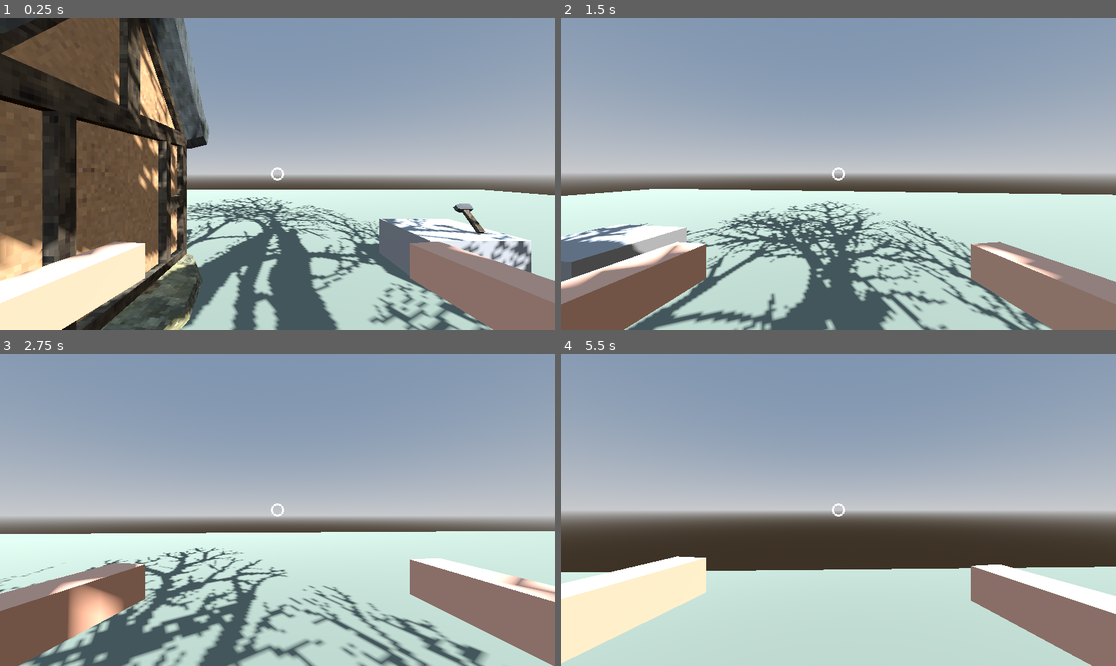
Above: before the commit, frames 1-4 (two rows, left to right).
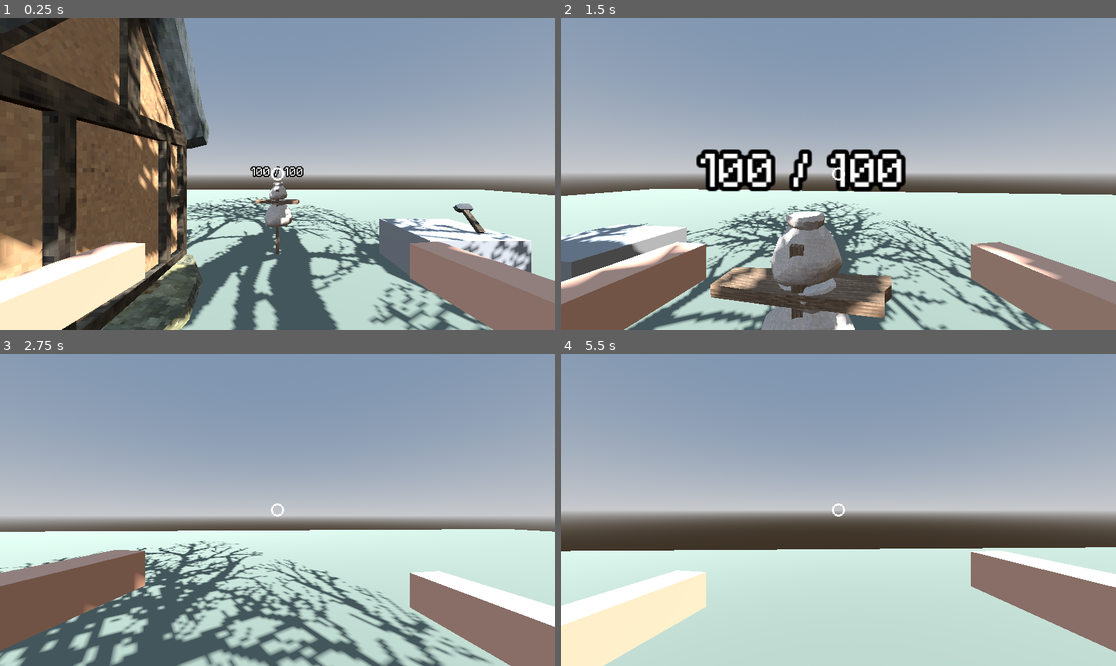
Above: after the commit, the same moments.

Repository: ollulf/CuttingBoard
Game: Godot game, scene res://scenes/levels/test_level.tscn
Same seed, same stepped clock (60 frames per second), same inputs: the game is played once before the commit and once after it.
Inputs (mouse positions are in pixels of both pictures, inside the frame that each line leads up to):
- Up to frame 1 (0.25 s): no input
- Up to frame 2 (1.5 s): tap Enter at 0.5 s; move the mouse to (866, 174) at 0.52 s; press the mouse at (866, 174) at 0.53 s; hold W (move_forward) from 0.53 s (still down); tap Space (jump) at 0.77 s; move the mouse to (810, 174) at 1.27 s; release the mouse at (810, 174) at 1.28 s; right-click (810, 174) at 1.35 s
- Up to frame 3 (2.75 s): keep holding W (move_forward); tap Space (jump) at 1.52 s; move the mouse to (288, 503) at 2.02 s; hold E (interact) from 2.03 s (still down)
- Up to frame 4 (5.5 s): keep holding W (move_forward); move the mouse to (832, 516) at 2.77 s; release E (interact) at 2.78 s; tap Shift (sprint) at 2.85 s; click (832, 516) at 2.92 s; tap Space (jump) at 3.02, 3.77, 4.52 s; move the mouse to (877, 513) at 3.52 s; press the mouse at (877, 513) at 3.53 s; move the mouse to (794, 506) at 4.27 s; release the mouse at (794, 506) at 4.28 s; right-click (794, 506) at 4.35 s; move the mouse to (844, 510) at 5.02 s; hold E (interact) from 5.03 s (still down); click (844, 510) at 5.17 s

The runs differ from the first frame. In frame 1, 0.9% of the frame differs, in the area x 42-55%, y 47-76%; in frame 2, 9.8%; in frame 3, 22%, in the area x 0-100%, y 56-100%; in frame 4, 14%.

Commit message:
Add Health component and training dummy damaged by thrown items
Co-Authored-By: Claude Opus 5 <noreply@anthropic.com>
Claude-Session: https://claude.ai/code/session_01BSWAQLLpGUU2MiB2YJozAK

Diff:
--- /dev/null
+++ b/cutting-board/scenes/characters/training_dummy.gd
@@ -0,0 +1,64 @@
+extends StaticBody3D
+
+## The smallest possible enemy: a body, a Health component, and a reaction to being hit.
+## It does not move, chase or fight back. Later enemies keep this exact Health component
+## and add behaviour components beside it rather than replacing anything here.
+
+## How long the hit tint stays on, in seconds.
+@export var flash_time := 0.2
+## How long the dummy lies "dead" before standing back up. A training dummy is the one
+## enemy whose death behaviour is to reset, which is why death is not baked into Health.
+@export var reset_delay := 3.0
+@export var hit_color := Color(1.0, 0.25, 0.2, 0.55)
+@export var dead_color := Color(0.1, 0.1, 0.1, 0.6)
+
+@onready var _health: Health = %Health
+@onready var _readout: Label3D = %Readout
+@onready var _visual: Node3D = %Visual
+
+var _tint: StandardMaterial3D
+var _flash_until := 0.0
+
+
+func _ready() -> void:
+	_tint = StandardMaterial3D.new()
+	_tint.shading_mode = BaseMaterial3D.SHADING_MODE_UNSHADED
+	_tint.transparency = BaseMaterial3D.TRANSPARENCY_ALPHA
+	_health.changed.connect(_on_changed)
+	_health.damaged.connect(_on_damaged)
+	_health.died.connect(_on_died)
+	_on_changed(_health.get_current(), _health.max_health)
+
+
+func _process(_delta: float) -> void:
+	if _flash_until > 0.0 and Time.get_ticks_msec() / 1000.0 >= _flash_until:
+		_flash_until = 0.0
+		_set_overlay(null)
+
+
+func _on_changed(current: int, maximum: int) -> void:
+	_readout.text = "%d / %d" % [current, maximum]
+	_readout.modulate = Color(1, 1, 1) if current > 0 else Color(0.8, 0.3, 0.3)
+
+
+func _on_damaged(_info: DamageInfo) -> void:
+	_flash(hit_color, flash_time)
+
+
+func _on_died(_info: DamageInfo) -> void:
+	_flash(dead_color, reset_delay)
+	await get_tree().create_timer(reset_delay).timeout
+	_health.reset()
+
+
+func _flash(color: Color, duration: float) -> void:
+	_tint.albedo_color = color
+	_set_overlay(_tint)
+	_flash_until = Time.get_ticks_msec() / 1000.0 + duration
+
+
+func _set_overlay(material: Material) -> void:
+	for mesh in _visual.find_children("*", "MeshInstance3D", true, false):
+		(mesh as MeshInstance3D).material_overlay = material
+	if _visual is MeshInstance3D:
+		(_visual as MeshInstance3D).material_overlay = material
--- /dev/null
+++ b/cutting-board/scenes/characters/training_dummy.tscn
@@ -0,0 +1,47 @@
+[gd_scene load_steps=7 format=3]
+
+[ext_resource type="Script" path="res://scenes/characters/training_dummy.gd" id="1_dummy"]
+[ext_resource type="Script" path="res://scripts/components/health.gd" id="2_health"]
+[ext_resource type="PackedScene" uid="uid://ryddrs3qhijp" path="res://scenes/environment/decoration/sack.tscn" id="3_sack"]
+[ext_resource type="PackedScene" path="res://scenes/environment/decoration/plank_1.tscn" id="4_post"]
+[ext_resource type="PackedScene" path="res://scenes/environment/decoration/plank_2.tscn" id="5_arms"]
+
+[sub_resource type="CapsuleShape3D" id="CapsuleShape3D_dummy"]
+radius = 0.45
+height = 1.9
+
+[node name="TrainingDummy" type="StaticBody3D"]
+script = ExtResource("1_dummy")
+
+[node name="CollisionShape3D" type="CollisionShape3D" parent="."]
+transform = Transform3D(1, 0, 0, 0, 1, 0, 0, 0, 1, 0, 0.95, 0)
+shape = SubResource("CapsuleShape3D_dummy")
+
+[node name="Visual" type="Node3D" parent="."]
+unique_name_in_owner = true
+
+[node name="Post" parent="Visual" instance=ExtResource("4_post")]
+transform = Transform3D(0.7, 0, 0, 0, 0.7, 0, 0, 0, 0.7, 0, 0, 0)
+
+[node name="Arms" parent="Visual" instance=ExtResource("5_arms")]
+transform = Transform3D(0, 0.8, 0, -0.8, 0, 0, 0, 0, 0.8, -0.66, 1.5, 0)
+
+[node name="Torso" parent="Visual" instance=ExtResource("3_sack")]
+transform = Transform3D(1.7, 0, 0, 0, 1.7, 0, 0, 0, 1.7, 0, 0.85, 0)
+
+[node name="Head" parent="Visual" instance=ExtResource("3_sack")]
+transform = Transform3D(1.1, 0, 0, 0, 1.1, 0, 0, 0, 1.1, 0, 1.6, 0)
+
+[node name="Readout" type="Label3D" parent="."]
+unique_name_in_owner = true
+transform = Transform3D(1, 0, 0, 0, 1, 0, 0, 0, 1, 0, 2.4, 0)
+pixel_size = 0.008
+billboard = 1
+text = "100 / 100"
+font_size = 48
+outline_size = 16
+
+[node name="Health" type="Node" parent="."]
+unique_name_in_owner = true
+script = ExtResource("2_health")
+max_health = 100
--- a/cutting-board/scenes/items/barrel.tscn
+++ b/cutting-board/scenes/items/barrel.tscn
@@ -22,6 +22,7 @@
 [node name="Carryable" type="Node" parent="."]
 script = ExtResource("2_carryable")
 item_data = ExtResource("5_item")
+impact_damage = 30
 
 [node name="Destructible" type="Node" parent="."]
 script = ExtResource("3_destructible")
--- a/cutting-board/scenes/items/hammer.tscn
+++ b/cutting-board/scenes/items/hammer.tscn
@@ -22,6 +22,7 @@
 [node name="Carryable" type="Node" parent="."]
 script = ExtResource("2_carryable")
 item_data = ExtResource("6_item")
+impact_damage = 22
 
 [node name="Usable" type="Node" parent="."]
 script = ExtResource("3_usable")
--- a/cutting-board/scenes/levels/test_level.tscn
+++ b/cutting-board/scenes/levels/test_level.tscn
@@ -6,6 +6,7 @@
 [ext_resource type="PackedScene" uid="uid://cs66pedltoe0j" path="res://scenes/environment/foliage/trees/tree_1_large.tscn" id="4_v45ci"]
 [ext_resource type="PackedScene" path="res://scenes/items/barrel.tscn" id="5_6xh4u"]
 [ext_resource type="PackedScene" path="res://scenes/items/hammer.tscn" id="6_cyt5c"]
+[ext_resource type="PackedScene" path="res://scenes/characters/training_dummy.tscn" id="7_dummy"]
 
 [sub_resource type="ProceduralSkyMaterial" id="ProceduralSkyMaterial_1"]
 
@@ -91,3 +92,6 @@
 
 [node name="Hammer" parent="." unique_id=1795017851 instance=ExtResource("6_cyt5c")]
 transform = Transform3D(1, 0, 0, 0, 0.8503981, 0.52613974, 0, -0.52613974, 0.8503981, 4.374507, 1.3617117, -4.5551653)
+
+[node name="TrainingDummy" parent="." instance=ExtResource("7_dummy")]
+transform = Transform3D(1, 0, 0, 0, 1, 0, 0, 0, 1, 0, 0, -6)
--- a/cutting-board/scripts/components/carryable.gd
+++ b/cutting-board/scripts/components/carryable.gd
@@ -1,12 +1,18 @@
 class_name Carryable
 extends Node
 
-## Lets an object be taken out of the world and held in a HandSlot, and describes what
-## the object becomes once it reaches an inventory (item_data).
+## Lets an object be taken out of the world and held in a HandSlot, describes what the
+## object becomes once it reaches an inventory (item_data), and how hard it hits when
+## it is thrown (impact_damage).
 
 @export var item_data: ItemData
+## Damage dealt to whatever this lands on after a full-power throw. Authored per object
+## rather than derived from mass, so a light hammer can still hit harder than a barrel.
+@export_range(0, 999) var impact_damage := 0
 
 signal picked_up(by: Node)
+## Emitted when the object is handed back to world physics, thrown or merely dropped.
+signal released
 
 var _world_layer := 0
 var _world_mask := 0
@@ -40,6 +46,7 @@
 	var rigid := root as RigidBody3D
 	if rigid:
 		rigid.freeze = false
+	released.emit()
 
 
 ## Removes the object from the world once its ItemData has been banked somewhere.
--- /dev/null
+++ b/cutting-board/scripts/components/health.gd
@@ -0,0 +1,67 @@
+class_name Health
+extends Node
+
+## Hit points for anything that can be hurt. It deliberately does not decide what death
+## means: it empties, emits died, and stops there. A sibling component or the owner's
+## own script picks the consequence — ragdoll, loot, despawn, or, for a training dummy,
+## standing back up. That is what keeps this one component usable by every enemy.
+
+signal damaged(info: DamageInfo)
+signal died(info: DamageInfo)
+signal changed(current: int, maximum: int)
+
+@export var max_health := 100
+@export var invulnerable := false
+
+var _current: int
+
+
+func _ready() -> void:
+	_current = max_health
+
+
+func get_current() -> int:
+	return _current
+
+
+func is_alive() -> bool:
+	return _current > 0
+
+
+func apply_damage(info: DamageInfo) -> void:
+	if info == null or info.amount <= 0 or invulnerable or not is_alive():
+		return
+	_current = maxi(_current - info.amount, 0)
+	changed.emit(_current, max_health)
+	damaged.emit(info)
+	if _current == 0:
+		died.emit(info)
+
+
+func heal(amount: int) -> void:
+	if amount <= 0 or not is_alive():
+		return
+	_current = mini(_current + amount, max_health)
+	changed.emit(_current, max_health)
+
+
+## Puts the owner back to full, which is how a death behaviour revives it.
+func reset() -> void:
+	_current = max_health
+	changed.emit(_current, max_health)
+
+
+## Resolves the Health that should receive damage aimed at `node`. Everything that deals
+## damage goes through here, so hit locations can be introduced later — a Hurtbox area
+## on the head pointing back at the body's Health — without teaching every attacker
+## about the new layout.
+static func find_in(node: Node) -> Health:
+	if node == null or not is_instance_valid(node):
+		return null
+	var direct := node.get_node_or_null("Health") as Health
+	if direct:
+		return direct
+	for child in node.get_children():
+		if child is Health:
+			return child
+	return null
--- a/cutting-board/scripts/components/impact_damage.gd
+++ b/cutting-board/scripts/components/impact_damage.gd
@@ -1,25 +1,36 @@
 class_name ImpactDamage
 extends Node
 
-## Turns physical impacts into durability loss. Impacts below the speed threshold —
-## setting an item down, nudging it along the floor — cost nothing.
+## Turns physical impacts into damage, in both directions: the object wears itself down
+## against whatever it strikes, and a thrown object hurts what it lands on. Impacts
+## below the speed threshold — setting an item down, nudging it along the floor — cost
+## nothing either way.
 
 ## Roughly the speed of a plain drop from hand height, so releasing an item without
 ## winding up leaves it undamaged while a thrown one does not.
 @export var speed_threshold := 6.5
-## Durability lost per metre-per-second of impact above the threshold.
+## Durability this object loses per metre-per-second of impact above the threshold.
 @export var damage_per_speed := 6.0
+## Impact speed at which a hit deals the full Carryable.impact_damage; slower hits scale
+## down to nothing at the threshold, which is what makes a charged throw worth charging.
+@export var full_damage_speed := 12.0
 
 @onready var _body: RigidBody3D = get_parent()
 @onready var _destructible: Destructible = get_parent().get_node_or_null("Destructible")
+@onready var _carryable: Carryable = get_parent().get_node_or_null("Carryable")
 
 var _impact_velocity := Vector3.ZERO
+## Set when the object is released and cleared by the first victim it finds. One throw
+## therefore lands one hit, however many contact points the collision reports.
+var _armed := false
 
 
 func _ready() -> void:
 	_body.contact_monitor = true
 	_body.max_contacts_reported = 4
 	_body.body_entered.connect(_on_body_entered)
+	if _carryable:
+		_carryable.released.connect(_arm)
 
 
 func _physics_process(_delta: float) -> void:
@@ -32,14 +43,41 @@
 	return _impact_velocity
 
 
+## Re-arms the object to deal damage on its next landing.
+func _arm() -> void:
+	_armed = true
+
+
 func _on_body_entered(body: Node) -> void:
-	if _destructible == null:
+	var speed := _relative_speed(body)
+	if speed < speed_threshold:
 		return
+	var excess := speed - speed_threshold
+	if _destructible:
+		_destructible.damage(int(excess * damage_per_speed))
+	_deal_damage_to(body, excess)
+
+
+## Closing speed, counting the other object's motion so two items thrown at each other
+## hit harder than one thrown at a wall.
+func _relative_speed(body: Node) -> float:
 	var other_velocity := Vector3.ZERO
 	var other_impact := body.get_node_or_null("ImpactDamage") as ImpactDamage
 	if other_impact:
 		other_velocity = other_impact.get_impact_velocity()
-	var speed := (_impact_velocity - other_velocity).length()
-	if speed < speed_threshold:
+	return (_impact_velocity - other_velocity).length()
+
+
+func _deal_damage_to(body: Node, excess: float) -> void:
+	if not _armed or _carryable == null or _carryable.impact_damage <= 0:
 		return
-	_destructible.damage(int((speed - speed_threshold) * damage_per_speed))
+	var health := Health.find_in(body)
+	if health == null:
+		return
+	_armed = false
+	var span := maxf(full_damage_speed - speed_threshold, 0.01)
+	var ratio := clampf(excess / span, 0.0, 1.0)
+	var info := DamageInfo.new(roundi(_carryable.impact_damage * ratio), _body)
+	info.position = _body.global_position
+	info.direction = _impact_velocity.normalized()
+	health.apply_damage(info)
--- /dev/null
+++ b/cutting-board/scripts/damage_info.gd
@@ -0,0 +1,22 @@
+class_name DamageInfo
+extends RefCounted
+
+## One damage event, travelling from whatever dealt it to whatever receives it. Damage
+## is passed as an object rather than a bare amount so that damage types, armour,
+## knockback and kill credit can be added later without changing any call site.
+
+enum Type { BLUNT, SLASH, PIERCE, FIRE }
+
+var amount: int
+var type: Type
+## What is responsible for the hit — the thrown item, the attacker's body. May be null.
+var source: Node
+## Where the hit landed and which way it was travelling, for knockback and effects.
+var position: Vector3
+var direction: Vector3
+
+
+func _init(p_amount: int, p_source: Node = null, p_type: Type = Type.BLUNT) -> void:
+	amount = p_amount
+	source = p_source
+	type = p_type
--- a/cutting-board/scripts/interactor.gd
+++ b/cutting-board/scripts/interactor.gd
@@ -29,6 +29,13 @@
 
 
 func _physics_process(_delta: float) -> void:
+	# The hovered object can be destroyed while it is being looked at — a barrel
+	# shattering on impact. A freed node cannot even be passed to a typed parameter,
+	# so it has to be dropped here rather than guarded against further down. The test
+	# is is_instance_valid alone: a freed reference compares equal to null, so a
+	# null check would skip exactly the case this guards.
+	if not is_instance_valid(_hovered):
+		_hovered = null
 	var target := _get_target()
 	if not _is_interactable(target):
 		target = null
@@ -114,7 +121,11 @@
 	var end := origin - _camera.global_transform.basis.z * ray_length
 	var query := PhysicsRayQueryParameters3D.create(origin, end, collision_mask)
 	var result := space_state.intersect_ray(query)
-	return result.get("collider") as Node3D
+	var collider := result.get("collider") as Node3D
+	# Physics still reports a body that was freed earlier in the same frame — a barrel
+	# shattering on impact — and a freed node cannot even be passed to a typed
+	# parameter later on, so it is dropped at the source.
+	return collider if is_instance_valid(collider) else null
 
 
 func _is_interactable(node: Node3D) -> bool:
Not shown, added: cutting-board/scenes/characters/training_dummy.gd.uid
Not shown, added: cutting-board/scripts/components/health.gd.uid
Not shown, added: cutting-board/scripts/damage_info.gd.uid
